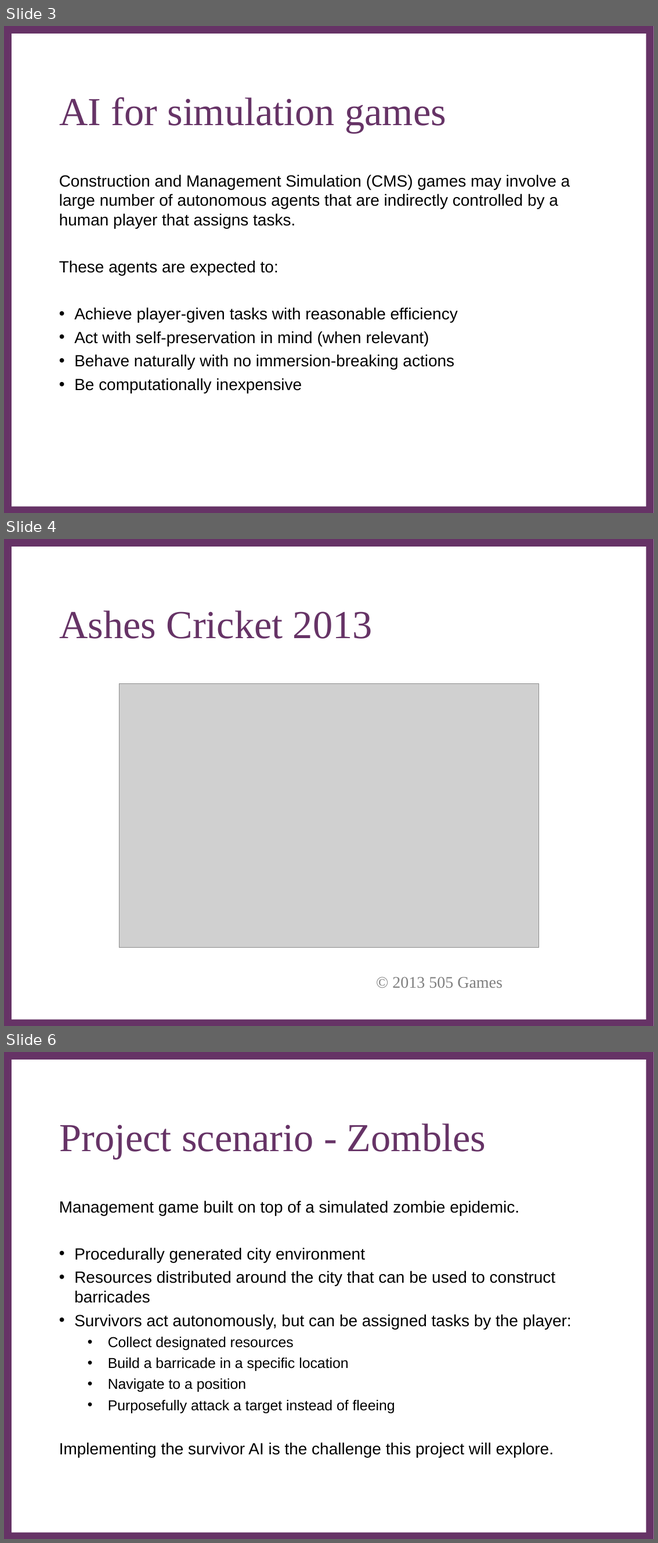
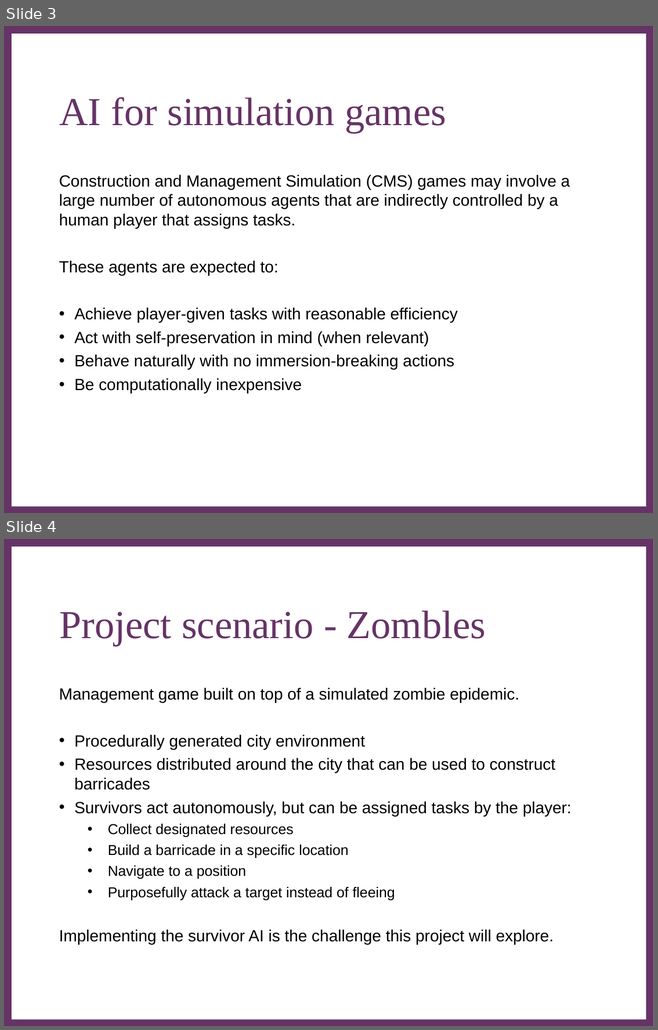
Before and after one commit to Metapyziks/Zombles, a slide deck: Documents/Presentation/zombles.ppt. Shown one above the other, each under a label of ours: slides 3, 4 and 6 before the commit, slides 3 and 4 after it; the slides between them are not shown. The pictures are 658x1543 and 658x1030 pixels, drawn with LibreOffice and Linux fonts; fonts in the diff are those of the drawing; grey boxes stand for pictures; background and template pictures are left out. Boxes give left, top, right and bottom in pixels: in the first picture for what was removed or moved away, otherwise in the second. Text is boxed around its words. In the diff, an @@ line names an element or a change of style, - is before the commit and + after.

```diff
--- a/Documents/Presentation/zombles.ppt
+++ b/Documents/Presentation/zombles.ppt
@@ slide 4 removed at bbox=[4, 539, 654, 1026], background #FFFFFF; not listed: 2 template elements that a slide beside it also shows @@
@@ title removed at bbox=[59, 610, 372, 639] @@
-Ashes Cricket 2013
@@ picture removed at bbox=[119, 684, 539, 947] @@
@@ text removed at bbox=[392, 977, 502, 988] @@
-© 2013 505 Games
@@ what was slide 6 is now slide 4 @@
```
Also in this commit, not shown: 2 slides changed, 2 other slides removed, 14 other files.
